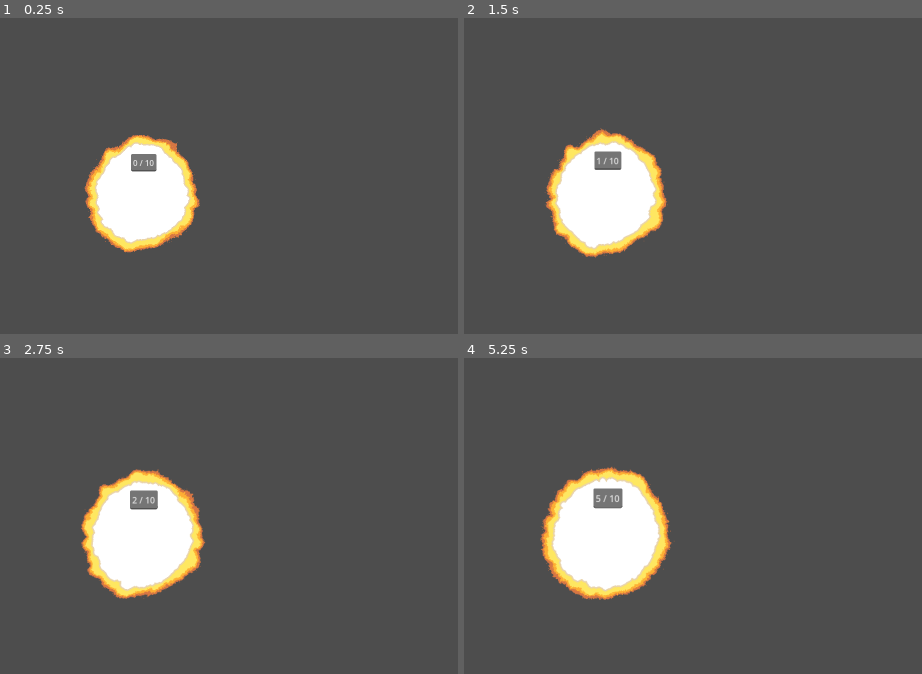
Above: before the commit, frames 1-4 (two rows, left to right).
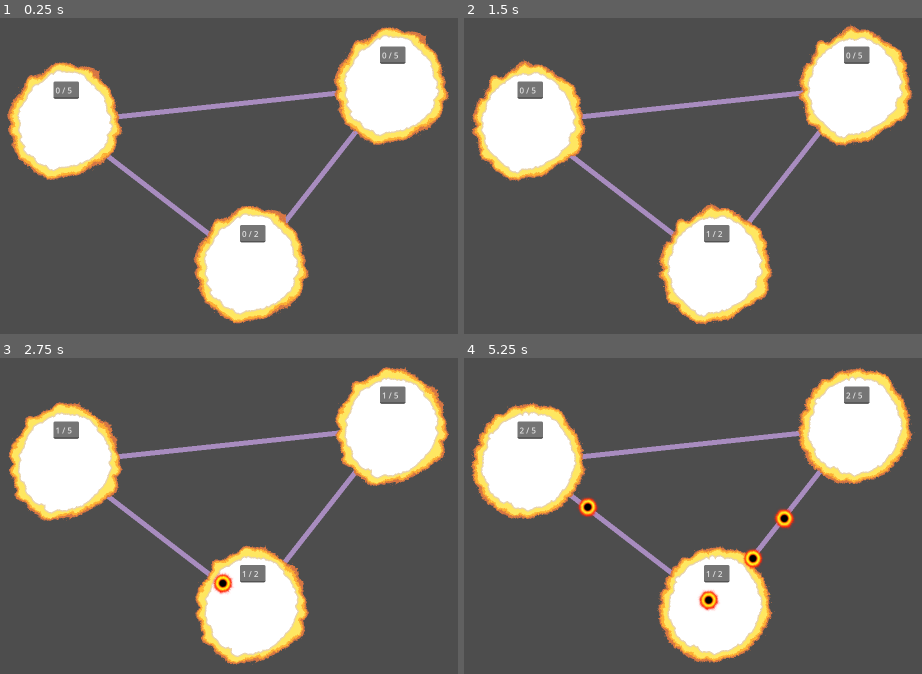
Above: after the commit, the same moments.

Repository: Schoenbm/SpiceWarProject
Game: Godot game, scene res://Scenes/three_cells.tscn
Two runs of this game, one before a commit and one after it. Both use one fixed random seed, a clock stepped at 60 frames per second and the inputs below. Before the commit the project starts from res://Scene/cell.tscn.
Inputs:
- Up to frame 1 (0.25 s): no input
- Up to frame 2 (1.5 s): no input
- Up to frame 3 (2.75 s): no input
- Up to frame 4 (5.25 s): no input

The runs differ from the first frame. In frame 1, 29% of the frame differs, in the area x 1-99%, y 2-97%; in frame 2, 30%; in frame 3, 30%; in frame 4, 31%.

Commit message:
working cells

Diff:
--- a/Scene/cell.tscn
+++ b/Assets/Prefab/planet.tscn
@@ -427,22 +427,18 @@
 [sub_resource type="CircleShape2D" id="CircleShape2D_3yang"]
 radius = 113.5
 
-[node name="Node2D" type="Node2D"]
-
-[node name="Planet" type="Area2D" parent="."]
-position = Vector2(387, 392)
-script = ExtResource("1_xmi84")
-cells_speed_production = 1.5
-max_cells = 10
-
-[node name="AnimatedSprite2D" type="AnimatedSprite2D" parent="Planet"]
+[node name="Planet" type="Area2D"]
+z_index = 1
+script = ExtResource("1_c1och")
+
+[node name="AnimatedSprite2D" type="AnimatedSprite2D" parent="."]
 sprite_frames = SubResource("SpriteFrames_7w4uw")
 frame_progress = 0.515875
 
-[node name="CollisionShape2D" type="CollisionShape2D" parent="Planet"]
+[node name="CollisionShape2D" type="CollisionShape2D" parent="."]
 shape = SubResource("CircleShape2D_3yang")
 
-[node name="TextEdit" type="TextEdit" parent="Planet"]
+[node name="TextEdit" type="TextEdit" parent="."]
 anchors_preset = 8
 anchor_left = 0.5
 anchor_top = 0.5
--- /dev/null
+++ b/Assets/Prefab/road.tscn
@@ -0,0 +1,9 @@
+[gd_scene load_steps=2 format=3 uid="uid://b2wsrw1mn7eff"]
+
+[ext_resource type="Script" path="res://Scripts/road.gd" id="1_m4n2k"]
+
+[node name="Road" type="Line2D"]
+visibility_layer = 2
+default_color = Color(0.65986, 0.549112, 0.750233, 1)
+end_cap_mode = 1
+script = ExtResource("1_m4n2k")
--- /dev/null
+++ b/Assets/Prefab/ship.tscn
@@ -0,0 +1,170 @@
+[gd_scene load_steps=25 format=3 uid="uid://cynp3uxkwtsbg"]
+
+[ext_resource type="Script" path="res://Scripts/ship.gd" id="1_s5sen"]
+[ext_resource type="Texture2D" uid="uid://171223lkafvp" path="res://Assets/Sprites/Planets/OVERSTELLAR AssetPack/OVERSTELLAR AssetPack/FX_Eclipse/FX_Eclipse01_20x1.png" id="1_t3ewe"]
+
+[sub_resource type="AtlasTexture" id="AtlasTexture_61v41"]
+atlas = ExtResource("1_t3ewe")
+region = Rect2(0, 0, 50, 50)
+
+[sub_resource type="AtlasTexture" id="AtlasTexture_psl2t"]
+atlas = ExtResource("1_t3ewe")
+region = Rect2(50, 0, 50, 50)
+
+[sub_resource type="AtlasTexture" id="AtlasTexture_eibc2"]
+atlas = ExtResource("1_t3ewe")
+region = Rect2(100, 0, 50, 50)
+
+[sub_resource type="AtlasTexture" id="AtlasTexture_v0epl"]
+atlas = ExtResource("1_t3ewe")
+region = Rect2(150, 0, 50, 50)
+
+[sub_resource type="AtlasTexture" id="AtlasTexture_r4xrh"]
+atlas = ExtResource("1_t3ewe")
+region = Rect2(200, 0, 50, 50)
+
+[sub_resource type="AtlasTexture" id="AtlasTexture_ikgof"]
+atlas = ExtResource("1_t3ewe")
+region = Rect2(250, 0, 50, 50)
+
+[sub_resource type="AtlasTexture" id="AtlasTexture_qco4v"]
+atlas = ExtResource("1_t3ewe")
+region = Rect2(300, 0, 50, 50)
+
+[sub_resource type="AtlasTexture" id="AtlasTexture_jnv7m"]
+atlas = ExtResource("1_t3ewe")
+region = Rect2(350, 0, 50, 50)
+
+[sub_resource type="AtlasTexture" id="AtlasTexture_rrt2n"]
+atlas = ExtResource("1_t3ewe")
+region = Rect2(400, 0, 50, 50)
+
+[sub_resource type="AtlasTexture" id="AtlasTexture_li0je"]
+atlas = ExtResource("1_t3ewe")
+region = Rect2(450, 0, 50, 50)
+
+[sub_resource type="AtlasTexture" id="AtlasTexture_qangr"]
+atlas = ExtResource("1_t3ewe")
+region = Rect2(500, 0, 50, 50)
+
+[sub_resource type="AtlasTexture" id="AtlasTexture_vuitu"]
+atlas = ExtResource("1_t3ewe")
+region = Rect2(550, 0, 50, 50)
+
+[sub_resource type="AtlasTexture" id="AtlasTexture_x6kex"]
+atlas = ExtResource("1_t3ewe")
+region = Rect2(600, 0, 50, 50)
+
+[sub_resource type="AtlasTexture" id="AtlasTexture_78483"]
+atlas = ExtResource("1_t3ewe")
+region = Rect2(650, 0, 50, 50)
+
+[sub_resource type="AtlasTexture" id="AtlasTexture_lth6x"]
+atlas = ExtResource("1_t3ewe")
+region = Rect2(700, 0, 50, 50)
+
+[sub_resource type="AtlasTexture" id="AtlasTexture_sgagu"]
+atlas = ExtResource("1_t3ewe")
+region = Rect2(750, 0, 50, 50)
+
+[sub_resource type="AtlasTexture" id="AtlasTexture_b8fl2"]
+atlas = ExtResource("1_t3ewe")
+region = Rect2(800, 0, 50, 50)
+
+[sub_resource type="AtlasTexture" id="AtlasTexture_n0h8i"]
+atlas = ExtResource("1_t3ewe")
+region = Rect2(850, 0, 50, 50)
+
+[sub_resource type="AtlasTexture" id="AtlasTexture_kwuym"]
+atlas = ExtResource("1_t3ewe")
+region = Rect2(900, 0, 50, 50)
+
+[sub_resource type="AtlasTexture" id="AtlasTexture_3kvgw"]
+atlas = ExtResource("1_t3ewe")
+region = Rect2(950, 0, 50, 50)
+
+[sub_resource type="SpriteFrames" id="SpriteFrames_daahd"]
+animations = [{
+"frames": [{
+"duration": 1.0,
+"texture": SubResource("AtlasTexture_61v41")
+}, {
+"duration": 1.0,
+"texture": SubResource("AtlasTexture_psl2t")
+}, {
+"duration": 1.0,
+"texture": SubResource("AtlasTexture_eibc2")
+}, {
+"duration": 1.0,
+"texture": SubResource("AtlasTexture_v0epl")
+}, {
+"duration": 1.0,
+"texture": SubResource("AtlasTexture_r4xrh")
+}, {
+"duration": 1.0,
+"texture": SubResource("AtlasTexture_ikgof")
+}, {
+"duration": 1.0,
+"texture": SubResource("AtlasTexture_qco4v")
+}, {
+"duration": 1.0,
+"texture": SubResource("AtlasTexture_jnv7m")
+}, {
+"duration": 1.0,
+"texture": SubResource("AtlasTexture_rrt2n")
+}, {
+"duration": 1.0,
+"texture": SubResource("AtlasTexture_li0je")
+}, {
+"duration": 1.0,
+"texture": SubResource("AtlasTexture_qangr")
+}, {
+"duration": 1.0,
+"texture": SubResource("AtlasTexture_vuitu")
+}, {
+"duration": 1.0,
+"texture": SubResource("AtlasTexture_x6kex")
+}, {
+"duration": 1.0,
+"texture": SubResource("AtlasTexture_78483")
+}, {
+"duration": 1.0,
+"texture": SubResource("AtlasTexture_lth6x")
+}, {
+"duration": 1.0,
+"texture": SubResource("AtlasTexture_sgagu")
+}, {
+"duration": 1.0,
+"texture": SubResource("AtlasTexture_b8fl2")
+}, {
+"duration": 1.0,
+"texture": SubResource("AtlasTexture_n0h8i")
+}, {
+"duration": 1.0,
+"texture": SubResource("AtlasTexture_kwuym")
+}, {
+"duration": 1.0,
+"texture": SubResource("AtlasTexture_3kvgw")
+}],
+"loop": true,
+"name": &"default",
+"speed": 5.0
+}]
+
+[sub_resource type="CircleShape2D" id="CircleShape2D_l058k"]
+radius = 4.12311
+
+[node name="Ship" type="Area2D"]
+z_index = 2
+script = ExtResource("1_s5sen")
+
+[node name="AnimatedSprite2D" type="AnimatedSprite2D" parent="."]
+sprite_frames = SubResource("SpriteFrames_daahd")
+frame = 19
+frame_progress = 0.290466
+
+[node name="CollisionShape2D" type="CollisionShape2D" parent="."]
+shape = SubResource("CircleShape2D_l058k")
+one_way_collision_margin = 0.0
+
+[connection signal="area_entered" from="." to="." method="_on_area_entered"]
--- /dev/null
+++ b/Scenes/three_cells.tscn
@@ -0,0 +1,22 @@
+[gd_scene load_steps=2 format=3 uid="uid://dlifsiakmhyc6"]
+
+[ext_resource type="PackedScene" uid="uid://br4o8xqbdn12j" path="res://Assets/Prefab/planet.tscn" id="1_fb3ue"]
+
+[node name="three_cells" type="Node2D"]
+position = Vector2(-2, 2)
+
+[node name="Planet" parent="." instance=ExtResource("1_fb3ue")]
+position = Vector2(234, 245)
+ship_speed_production = 0.5
+max_ships = 5
+
+[node name="Planet2" parent="." node_paths=PackedStringArray("neighbors") instance=ExtResource("1_fb3ue")]
+position = Vector2(887, 175)
+ship_speed_production = 0.5
+max_ships = 5
+neighbors = [NodePath("../Planet3"), NodePath("../Planet")]
+
+[node name="Planet3" parent="." node_paths=PackedStringArray("neighbors") instance=ExtResource("1_fb3ue")]
+position = Vector2(607, 532)
+max_ships = 2
+neighbors = [NodePath("../Planet")]
--- /dev/null
+++ b/Scripts/node_2d.gd
@@ -0,0 +1,15 @@
+extends Node2D
+
+@export var planet1 : Planet
+@export var planet2 : Planet
+# Called when the node enters the scene tree for the first time.
+func _ready() -> void:
+	var road := Road.create_road(planet1, planet2)
+	add_child(road)
+	pass # Replace with function body.
+
+
+
+# Called every frame. 'delta' is the elapsed time since the previous frame.
+func _process(delta: float) -> void:
+	pass
--- a/Scripts/planet.gd
+++ b/Scripts/planet.gd
@@ -1,39 +1,64 @@
 extends Area2D
 
+class_name Planet
 
-@export var cells_speed_production = 0.0 # nombre de cell par sec
-var current_cell_production = 0
-var number_of_cells = 0
+@export var ship_speed_production = 1.0 # nombre de cell par sec
+var current_ship_production = 0
+var number_of_ships = 0
 
-@export var max_cells = 0
+@export var max_ships = 10
+
+@export var auto_find_neighbors = false
+@export var neighbors: Array[Planet]
+var road_set = false
+
+var roads : Array[Road]
 
 enum {UNIT_NEUTRAL, UNIT_ENEMY, UNIT_ALLY}
 
 # Called when the node enters the scene tree for the first time.
 func _ready() -> void:
-
+	#TODO Find Neighbors
+	for neighbor in neighbors:
+		if(!neighbor.road_set) :
+			roads.append(Road.create_road(self,neighbor))
+			neighbor.add_road(roads.back())
+			roads.back().add_to_group("Roads")
+			add_sibling.call_deferred(roads.back())
+			print("yooooooo " + str(roads.size()))
 	pass # Replace with function body.
 
 
 # Called every frame. 'delta' is the elapsed time since the previous frame.
 func _process(delta: float) -> void:
-	produce_cells(delta)
+	produce_ships(delta)
 	animate()
 	update_text()
 	pass
 
-func produce_cells(delta: float) -> void:
-	if(number_of_cells < max_cells) :
-		current_cell_production += delta
-		if(current_cell_production >= 1):
-			number_of_cells += 1
-			current_cell_production -=1
+func produce_ships(delta: float) -> void:
+	if(number_of_ships < max_ships) :
+		current_ship_production += delta * ship_speed_production
+		if(current_ship_production >= 1):
+			number_of_ships += 1
+			current_ship_production -=1
 	else :
-		current_cell_production = 0
+		if(roads.size() >0):
+			roads.pick_random().send_ship(self)
+		current_ship_production = 0
 
 func animate()->void :
 	$AnimatedSprite2D.play()
-	scale = Vector2(1 + 0.2 * sqrt(float(number_of_cells) / float(max_cells)), 1 + 0.2 * sqrt(float(number_of_cells) / float(max_cells)))
+	#scale = Vector2(1 + 0.2 * sqrt(float(number_of_ships + current_ship_production) / float(max_ships)), 1 + 0.2 * sqrt(float(number_of_ships + current_ship_production) / float(max_ships)))
 
-func update_text():
-	$TextEdit.text = str(number_of_cells) + " / " + str(max_cells)
+func update_text() -> void:
+	$TextEdit.text = str(number_of_ships) + " / " + str(max_ships)
+
+func add_road(new_road : Road) -> void:
+	roads.append(new_road)
+
+func addShip() -> bool:
+	if(number_of_ships < max_ships):
+		number_of_ships +=1
+		return true
+	return false
--- /dev/null
+++ b/Scripts/road.gd
@@ -0,0 +1,50 @@
+extends Line2D
+
+
+
+class_name Road
+@export var max_capacity = 3
+var current_ships_number = 0
+
+@export var planet1 : Planet
+@export var planet2 : Planet
+
+
+const my_scene: PackedScene = preload("res://Assets/Prefab/road.tscn")
+
+
+static func create_road(P1: Planet, P2: Planet) -> Road :
+	var new_road : Road = my_scene.instantiate()
+	new_road.planet1 = P1
+	new_road.planet2 = P2
+	new_road.max_capacity = 3
+
+	new_road.add_point(P1.global_position)
+	new_road.add_point(P2.global_position)
+
+	new_road.name = P1.name + "2" + P2.name
+	return new_road
+
+# Called when the node enters the scene tree for the first time.
+func _ready() -> void:
+	pass # Replace with function body.
+
+func send_ship(sender : Planet) -> void:
+	if(current_ships_number < max_capacity):
+		current_ships_number += 1
+		sender.number_of_ships -= 1
+		var destination : Planet
+		if(sender == planet1):
+			destination = planet2
+		else:
+			destination = planet1
+		var new_ship = Ship.create_ship(destination,sender)
+		new_ship.name = "ship" + str(current_ships_number)
+		add_child(new_ship)
+
+func remove_ship() :
+	current_ships_number -= 1
+
+# Called every frame. 'delta' is the elapsed time since the previous frame.
+func _process(delta: float) -> void:
+	pass
--- /dev/null
+++ b/Scripts/ship.gd
@@ -0,0 +1,36 @@
+extends Area2D
+
+class_name Ship
+
+const speed = 100
+var sendingPlanet : Planet
+var destinationPlanet : Planet
+var direction : Vector2
+const my_scene : PackedScene = preload("res://Assets/Prefab/ship.tscn")
+
+static func create_ship(destination : Planet, sender : Planet) -> Ship:
+	var new_ship = my_scene.instantiate()
+	new_ship.sendingPlanet = sender
+	new_ship.destinationPlanet = destination
+	new_ship.direction = (destination.global_position - sender.global_position).normalized()
+	return new_ship
+
+func _process(delta: float) -> void:
+	translate(delta * direction * speed)
+	$AnimatedSprite2D.play()
+
+func _ready() -> void:
+	global_position = sendingPlanet.global_position
+
+
+func _on_area_entered(area: Area2D) -> void:
+	if (area == destinationPlanet):
+		if(destinationPlanet.addShip()):
+			get_parent().remove_ship()  #TODO CEST BEAUCOU TROP YOLO CHANGER CA
+			queue_free()
+		else:
+			var temp_planet : Planet
+			temp_planet = sendingPlanet
+			sendingPlanet = destinationPlanet
+			destinationPlanet = temp_planet
+			direction = -1 * direction
--- a/project.godot
+++ b/project.godot
@@ -11,7 +11,7 @@
 [application]
 
 config/name="SpiceWarProject"
-run/main_scene="res://Scene/cell.tscn"
+run/main_scene="res://Scenes/three_cells.tscn"
 config/features=PackedStringArray("4.3", "Forward Plus")
 config/icon="res://icon.svg"
 
Not shown: 1 places in Assets/Prefab/planet.tscn that only renumber resources
